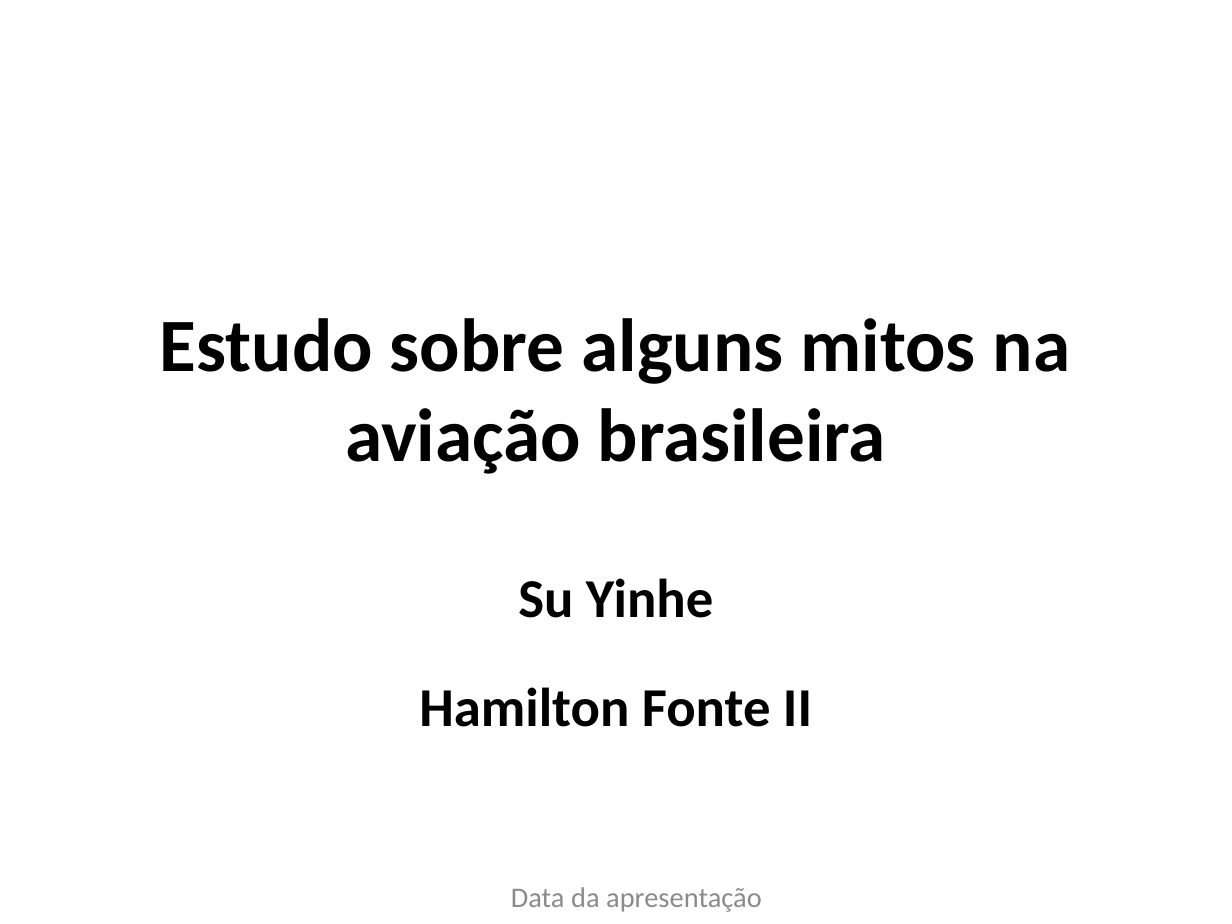
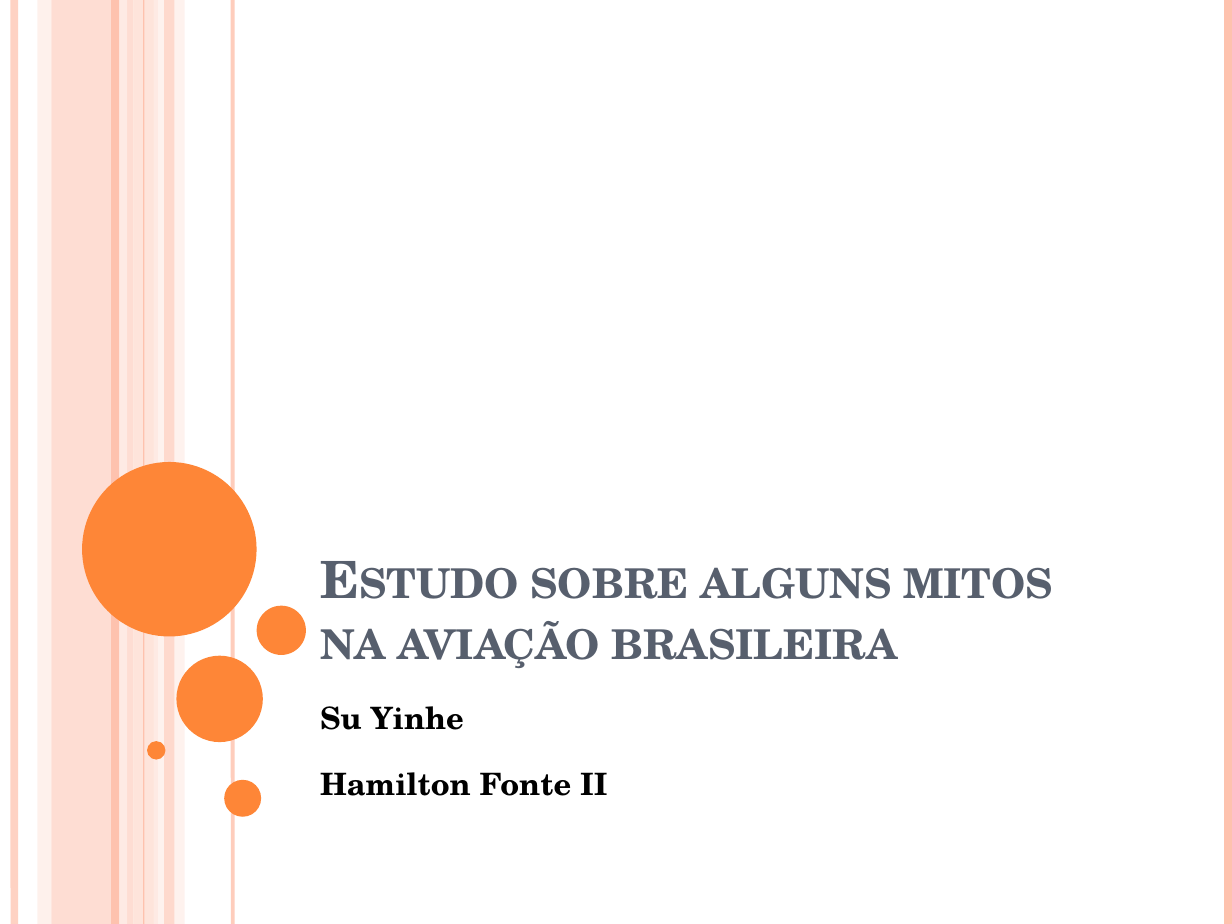
Before and after one commit to W3SS/ciencia-dados, a slide deck: slide 1 of apresentacao ciencia dados.pptx. Drawn at 1232x924 pixels with LibreOffice and Linux fonts; fonts in the diff are those of the drawing. Boxes give left, top, right and bottom in pixels: in the first picture for what was removed or moved away, otherwise in the second. Text is boxed around its words. In the diff, an @@ line names an element or a change of style, - is before the commit and + after.

```diff
--- a/apresentacao ciencia dados.pptx
+++ b/apresentacao ciencia dados.pptx
@@ line added from (15, 0) to (15, 924), #FEC3AE 4.5 pt @@
@@ rectangle added at (37, 0, 51, 924), fill #FFD9CE at 36% opacity @@
@@ rectangle added at (52, 0, 134, 924), fill #FEC3AE at 54% opacity @@
@@ line added from (115, 0) to (115, 924), #FEC3AE 4.5 pt @@
@@ line added from (123, 0) to (123, 924), #FFEDE8 4.5 pt @@
@@ rectangle added at (133, 0, 158, 924), fill #FFD9CE at 70% opacity @@
@@ line added from (144, 0) to (144, 924), #FEC3AE 0.75 pt @@
@@ rectangle added at (154, 0, 185, 924), fill #FFEDE8 at 71% opacity @@
@@ rectangle added at (164, 0, 174, 924), fill #FEC3AE at 51% opacity @@
@@ line added from (233, 0) to (233, 924), #FEC3AE 2.25 pt @@
@@ line added from (1228, 0) to (1228, 924), #FEC3AE 4.5 pt @@
@@ title "Estudo sobre alguns mitos na ...": place and size @@
-title "Estudo sobre alguns mitos na ..." at (160, 318, 1070, 474)
+title "Estudo sobre alguns mitos na ..." at (320, 567, 1053, 668)
@@ title "Estudo sobre alguns mitos na ..." at (320, 567, 1053, 668): size 44 to 30 pt, font Calibri to TeX Gyre Schola, text colour #000000 to #575F6D, small capitals on; alignment centre to left; vertical alignment middle to bottom @@
@@ ellipse added at (83, 462, 257, 637), fill #FE8637 @@
@@ ellipse added at (256, 606, 306, 655), fill #FE8637 @@
@@ ellipse added at (176, 655, 262, 742), fill #FE8637 @@
@@ subtitle "Su Yinhe": place and size @@
-subtitle "Su Yinhe" at (419, 578, 812, 727)
+subtitle "Su Yinhe" at (320, 706, 607, 796)
@@ subtitle "Su Yinhe" at (320, 706, 607, 796): size 32 to 18 pt, font Calibri to TeX Gyre Schola; alignment centre to left @@
@@ ellipse added at (147, 742, 165, 760), fill #FE8637 @@
@@ ellipse added at (224, 780, 261, 817), fill #FE8637 @@
@@ text removed at (511, 887, 762, 912) @@
-Data da apresentação
```
Also in this commit, not shown: 13 other slides changed, 1 slide added.
